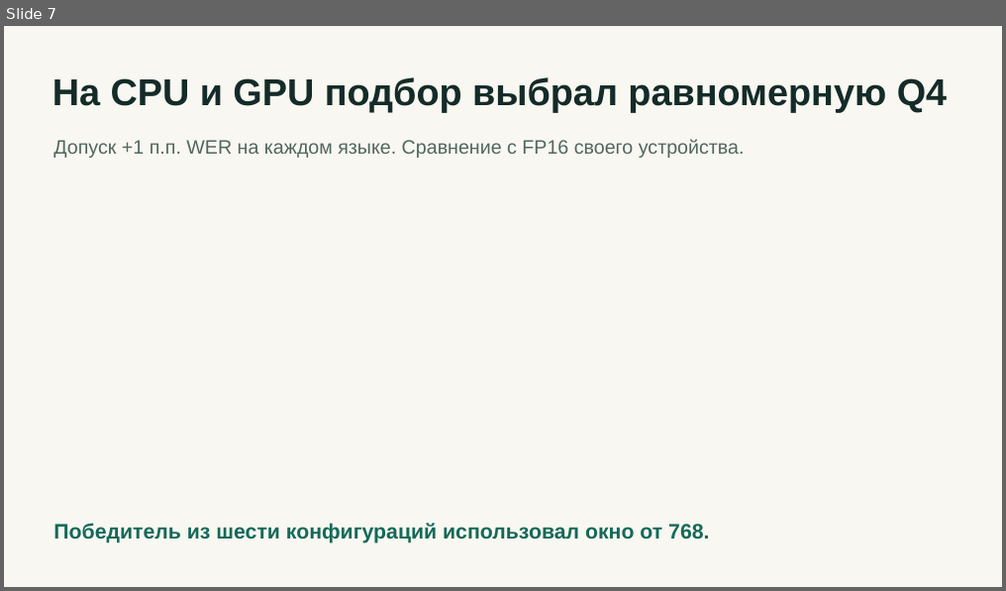
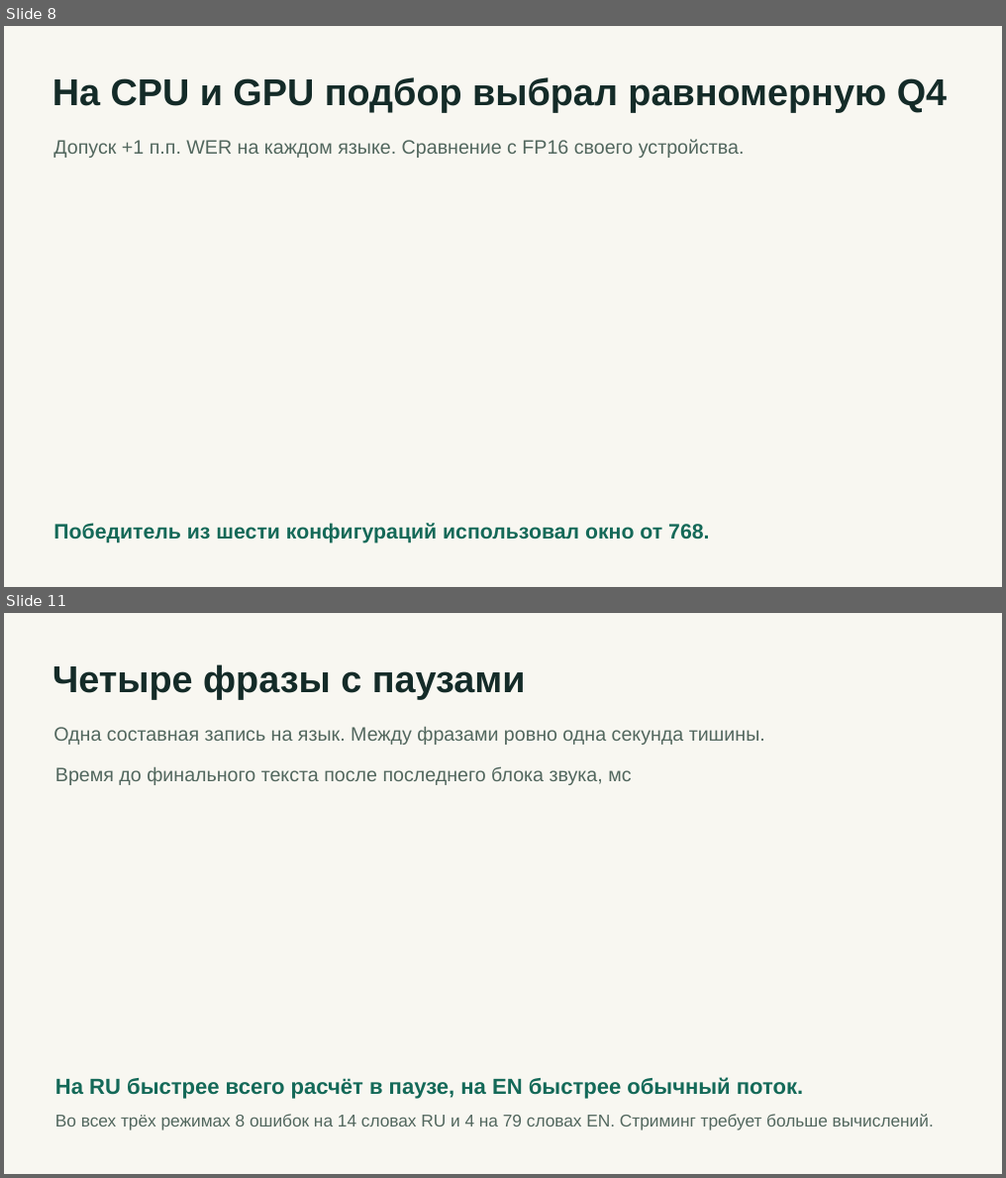
Before and after one commit to mnenadoeloo/EDLM_Whisper_Boost, a slide deck: results/whisper-small.pptx. Shown one above the other, each under a label of ours: slide 7 before the commit, slides 8 and 11 after it; the slides between them are not shown. The pictures are 1006x591 and 1006x1178 pixels, drawn with LibreOffice and Linux fonts; fonts in the diff are those of the drawing. Boxes give left, top, right and bottom in pixels: in the first picture for what was removed or moved away, otherwise in the second. Text is boxed around its words. In the diff, an @@ line names an element or a change of style, - is before the commit and + after.

```diff
--- a/results/whisper-small.pptx
+++ b/results/whisper-small.pptx
@@ slide 11 added at box(4, 613, 1002, 1174), background #F8F7F1 @@
@@ text added at box(53, 664, 526, 699), 36 pt, text #142B28, bold @@
+Четыре фразы с паузами
@@ text added at box(54, 727, 765, 745), 18.8 pt, text #52675E @@
+Одна составная запись на язык. Между фразами ровно одна секунда тишины.
@@ text added at box(55, 766, 631, 785), 18.8 pt, text #52675E @@
+Время до финального текста после последнего блока звука, мс
@@ text added at box(55, 1077, 803, 1099), 21 pt, text #146958, bold @@
+На RU быстрее всего расчёт в паузе, на EN быстрее обычный поток.
@@ text added at box(55, 1114, 934, 1131), 16.5 pt, text #52675E @@
+Во всех трёх режимах 8 ошибок на 14 словах RU и 4 на 79 словах EN. Стриминг требует больше вычислений.
@@ what was slide 7 is now slide 8 @@
```
Also in this commit, not shown: 4 slides changed, 5 other slides added, 2 slides removed, 16 other files.
